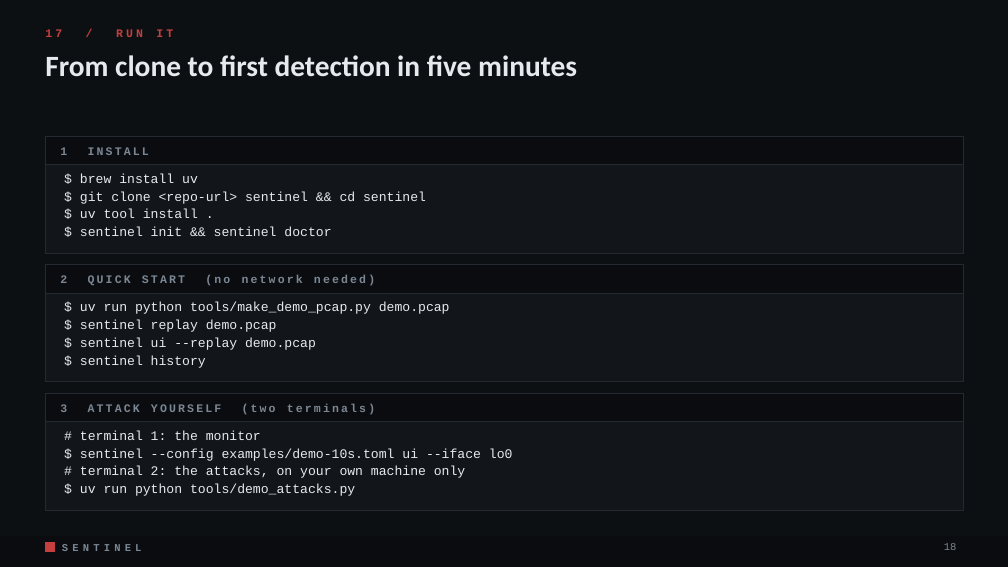
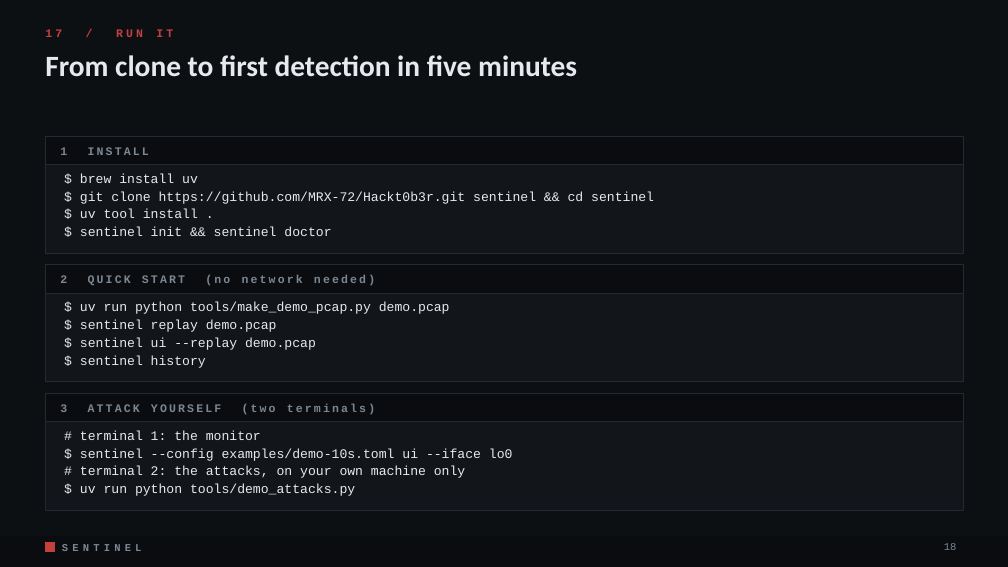
Before and after one commit to MRX-72/Hackt0b3r, a slide deck: slide 18 of docs/pitch/Sentinel_Pitch.pptx. Drawn at 1008x567 pixels with LibreOffice and Linux fonts; fonts in the diff are those of the drawing. Boxes give left, top, right and bottom in pixels: in the first picture for what was removed or moved away, otherwise in the second. Text is boxed around its words. In the diff, an @@ line names an element or a change of style, - is before the commit and + after.

Commit message:
Point the install steps, deck and package metadata at the GitHub repository; drop a stale ignore line

```diff
--- a/docs/pitch/Sentinel_Pitch.pptx
+++ b/docs/pitch/Sentinel_Pitch.pptx
@@ text at bbox=[80, 191, 654, 204]: text changed @@
-$ git clone <repo-url> sentinel && cd sentinel
+$ git clone https://github.com/MRX-72/Hackt0b3r.git sentinel && cd sentinel
```
Also in this commit, not shown: 5 other files.
